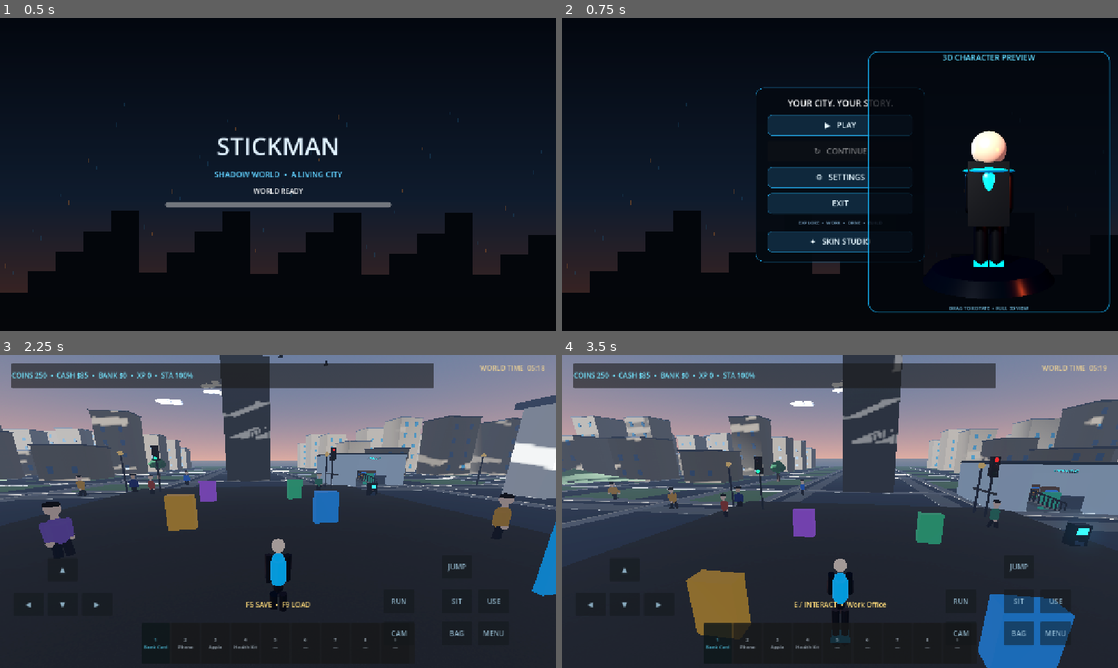
Above: before the commit, frames 1-4 (two rows, left to right).
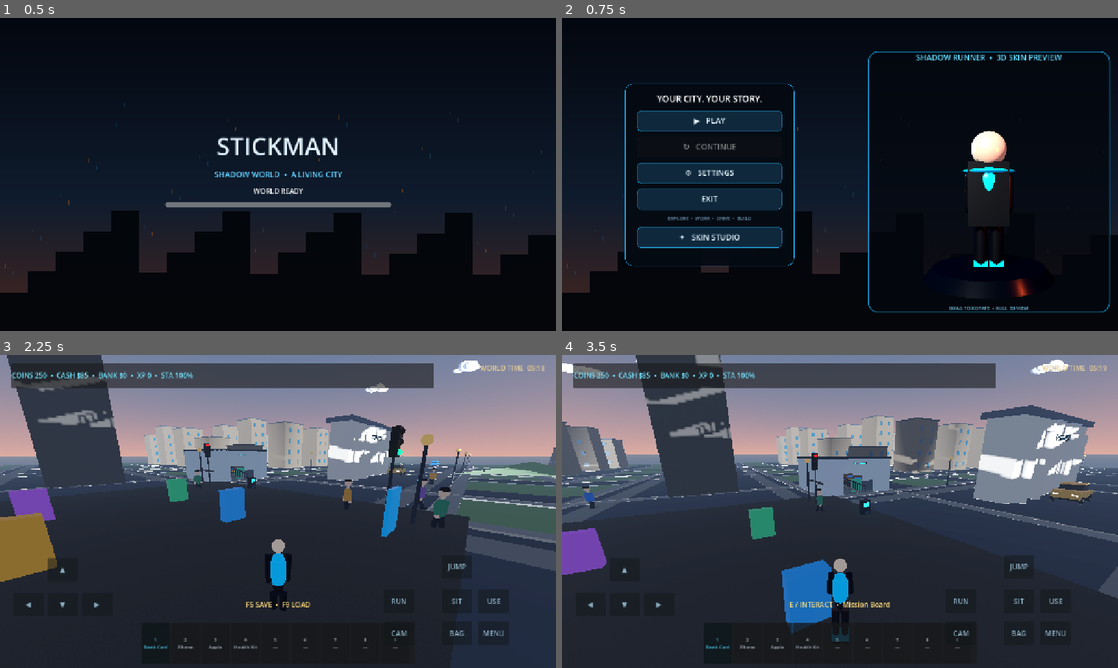
Above: after the commit, the same moments.

Repository: arezosaleh040-wq/Stickman
Game: Godot game, scene res://scenes/main.tscn
Same seed, same stepped clock (60 frames per second), same inputs: the game is played once before the commit and once after it.
Inputs (mouse positions are in pixels of both pictures, inside the frame that each line leads up to):
- Up to frame 1 (0.5 s): no input
- Up to frame 2 (0.75 s): click "▲" at 0.5 s
- Up to frame 3 (2.25 s): click "▶ PLAY" at 1.25 s; tap Enter at 2 s; move the mouse to (305, 511) at 2.02 s; hold W (move_forward) from 2.03 s (still down); hold Ctrl (crouch) from 2.03 s (still down); click (305, 511) at 2.17 s
- Up to frame 4 (3.5 s): keep holding W (move_forward); tap Space (jump) at 2.27, 2.57, 3.02, 3.32 s; move the mouse to (812, 511) at 2.77 s; release Ctrl (crouch) at 2.78 s; tap Shift (sprint) at 2.85 s

Frame 1 is identical in both runs. In frame 2, 8.8% of the frame differs, in the area x 11-90%, y 11-80%; in frame 3, 31%; in frame 4, 37%, in the area x 0-100%, y 0-100%.
Error in both runs: Invalid call. Nonexistent 'float' constructor. (res://scripts/player.gd:309)

Commit message:
Polish skin preview layout and menu spacing

Diff:
--- a/scripts/world.gd
+++ b/scripts/world.gd
@@ -360,9 +360,10 @@
 	var center := CenterContainer.new()
 	center.name = "MainMenuCenter"
 	center.set_anchors_and_offsets_preset(Control.PRESET_FULL_RECT)
+	center.anchor_right = 0.53
 	menu_root.add_child(center)
 	var panel := PanelContainer.new()
-	panel.custom_minimum_size = Vector2(390,360)
+	panel.custom_minimum_size = Vector2(390,420)
 	var panel_style := StyleBoxFlat.new()
 	panel_style.bg_color = Color(0.018,0.04,0.07,0.94)
 	panel_style.border_color = Color(0.12,0.63,0.88,0.9)
@@ -428,6 +429,7 @@
 	column.add_theme_constant_override("separation",5)
 	card.add_child(column)
 	var title := Label.new()
+	title.name = "SkinPreviewTitle"
 	title.text = "3D CHARACTER PREVIEW"
 	title.horizontal_alignment = HORIZONTAL_ALIGNMENT_CENTER
 	title.add_theme_font_size_override("font_size",18)
@@ -576,6 +578,9 @@
 	if skin_preview_parts.is_empty():
 		return
 	var palette: Dictionary = _skin_palettes()[clampi(GameState.character_skin,0,3)]
+	var preview_title := menu_root.find_child("SkinPreviewTitle",true,false) as Label
+	if preview_title:
+		preview_title.text = str(palette.name) + "  •  3D SKIN PREVIEW"
 	for part_name in skin_preview_parts:
 		var node: MeshInstance3D = skin_preview_parts[part_name]
 		var tint: Color = palette.skin if part_name == "Head" else (palette.accent if part_name == "Torso" or part_name == "Visor" else palette.dark)
